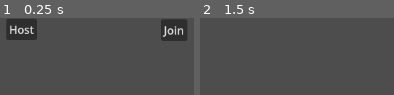
Above: before the commit, frames 1-2 (left to right).
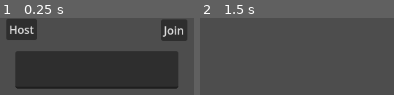
Above: after the commit, the same moments.

Repository: Aadniz/pqcrg
Game: Godot game, scene res://game_scene.tscn
Two runs of this game, one before a commit and one after it. Both use one fixed random seed, a clock stepped at 60 frames per second and the inputs below.
Inputs:
- Up to frame 1 (0.25 s): no input
- Up to frame 2 (1.5 s): click "Join" at 0.5 s; tap Enter at 1.25 s; hold D (right) from 1.28 s (still down)

The runs differ from the first frame. In frame 1, 41% of the frame differs, in the area x 7-92%, y 42-93%; in frame 2, nothing differs.

Commit message:
added ip input field

Diff:
--- a/multiplayergame/game_scene.gd
+++ b/multiplayergame/game_scene.gd
@@ -28,7 +28,10 @@
 @rpc("any_peer","call_local") func _del_player(id):
 	get_node(str(id)).queue_free()
 
+
 func _on_join_pressed():
-	peer.create_client("127.0.0.1", 7777)
+	var ip = "127.0.0.1"
+	ip = $CanvasLayer/ip_input.get_line(0)
+	peer.create_client(ip, 7777)
 	multiplayer.multiplayer_peer = peer
 	$CanvasLayer.hide()
--- a/multiplayergame/game_scene.tscn
+++ b/multiplayergame/game_scene.tscn
@@ -79,6 +79,12 @@
 offset_bottom = 33.0
 text = "Join"
 
+[node name="ip_input" type="TextEdit" parent="CanvasLayer"]
+offset_left = 534.0
+offset_top = 48.0
+offset_right = 769.0
+offset_bottom = 102.0
+
 [node name="MultiplayerSpawner" type="MultiplayerSpawner" parent="."]
 _spawnable_scenes = PackedStringArray("res://player.tscn")
 spawn_path = NodePath("..")
